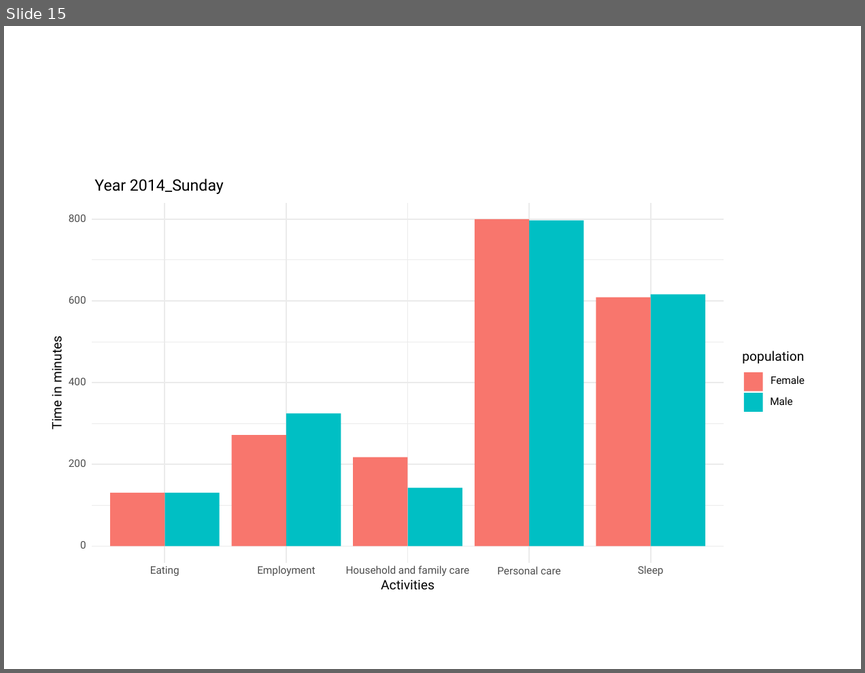
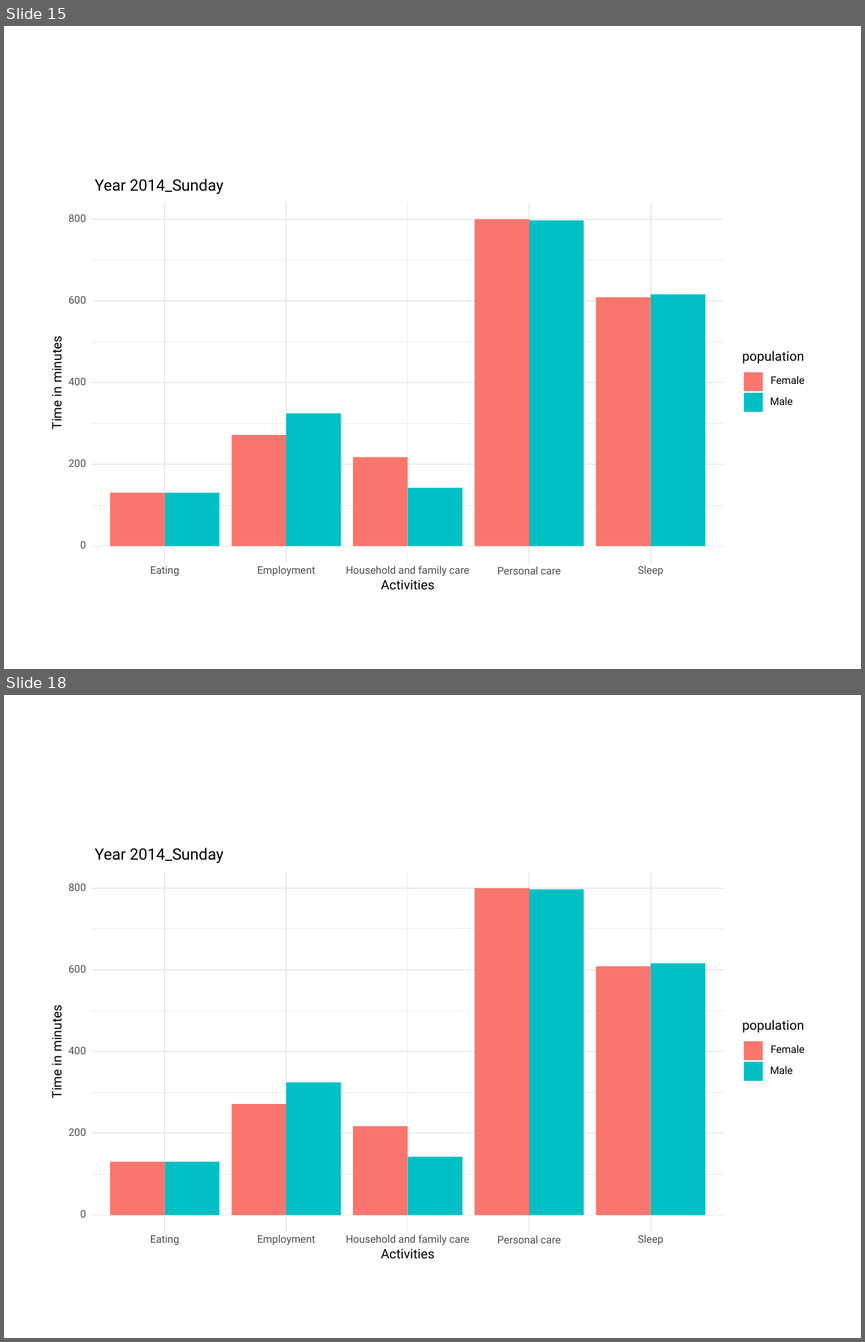
Before and after one commit to rbind/b-rodrigues.github.com, a slide deck: content/blog/test.pptx. Shown one above the other, each under a label of ours: slide 15 before the commit, slides 15 and 18 after it; the slides between them are not shown. The pictures are 865x673 and 865x1342 pixels, drawn with LibreOffice and Linux fonts; fonts in the diff are those of the drawing. Boxes give left, top, right and bottom in pixels: in the first picture for what was removed or moved away, otherwise in the second. Text is boxed around its words. In the diff, an @@ line names an element or a change of style, - is before the commit and + after.

```diff
--- a/content/blog/test.pptx
+++ b/content/blog/test.pptx
@@ slide 18 added at (x1=4, y1=695, x2=861, y2=1338), background #FFFFFF @@
@@ group added at (x1=47, y1=845, x2=818, y2=1269): 16 texts, 14 freeform shapes, 13 rectangles @@
+0
+200
+400
+600
+800
+Eating
+Employment
+Household and family care
+Personal care
+Sleep
+Activities
+Time in minutes
+population
+Female
+Male
+Year 2014_Sunday
```
Also in this commit, not shown: 2 other slides added, 49 other files.
